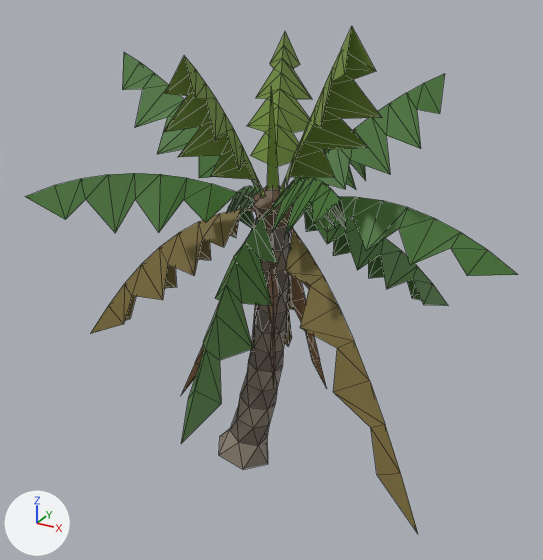
The FBX model FBX/SM_Palm_Coco_E.fbx, before and after one commit.
Camera for both pictures: a 50 mm lens placed at (4.94, -8.09, 6.97), pointed at (0.65, -0.3, 3.07). Lighting does not change. The marker at lower left points along +X, +Y and +Z. The first picture is the older version. Mesh edges are drawn as thin lines. Objects named as collision shapes, trigger or cutter boxes, shadow casters or lower levels of detail are left out. Where no turn or scale is listed for an object, it has been applied to the vertices.

In view in the first picture: 'SM_Palm_Coco_E_LOD0'.
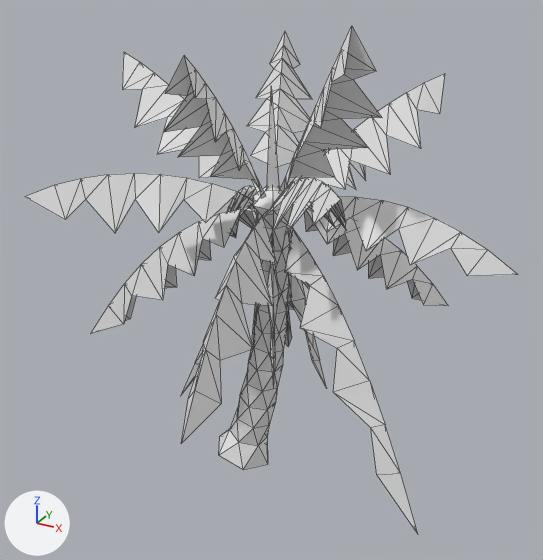
Diff of the bpy script that builds the scene:
```diff
--- a/FBX/SM_Palm_Coco_E.fbx.py
+++ b/FBX/SM_Palm_Coco_E.fbx.py
@@ mat_mi_palm_frond @@
 mat_mi_palm_frond = principled_material('MI_Palm_Frond')
-mat_mi_palm_frond.base_color = (0.06, 0.18, 0.03)  # dark green #457630
+mat_mi_palm_frond.base_color = (0.8, 0.8, 0.8)  # white #e7e7e7
 mat_mi_palm_frond.roughness = 0.553
@@ mat_mi_palm_husk @@
 mat_mi_palm_husk = principled_material('MI_Palm_Husk')
-mat_mi_palm_husk.base_color = (0.13, 0.08, 0.04)  # brown #655038
+mat_mi_palm_husk.base_color = (0.8, 0.8, 0.8)  # white #e7e7e7
 mat_mi_palm_husk.roughness = 0.553
@@ mat_mi_palm_old @@
 mat_mi_palm_old = principled_material('MI_Palm_Old')
-mat_mi_palm_old.base_color = (0.22, 0.17, 0.05)  # yellow #81733f
+mat_mi_palm_old.base_color = (0.8, 0.8, 0.8)  # white #e7e7e7
 mat_mi_palm_old.roughness = 0.553
@@ mat_mi_palm_trunka @@
 mat_mi_palm_trunka = principled_material('MI_Palm_TrunkA')
-mat_mi_palm_trunka.base_color = (0.24, 0.2, 0.15)  # brown #867c6c
+mat_mi_palm_trunka.base_color = (0.8, 0.8, 0.8)  # white #e7e7e7
 mat_mi_palm_trunka.roughness = 0.553
@@ mat_mi_palm_dead @@
 mat_mi_palm_dead = principled_material('MI_Palm_Dead')
-mat_mi_palm_dead.base_color = (0.17, 0.09, 0.035)  # brown #735535
+mat_mi_palm_dead.base_color = (0.8, 0.8, 0.8)  # white #e7e7e7
 mat_mi_palm_dead.roughness = 0.553
@@ mat_mi_palm_young @@
 mat_mi_palm_young = principled_material('MI_Palm_Young')
-mat_mi_palm_young.base_color = (0.17, 0.28, 0.04)  # green #739038
+mat_mi_palm_young.base_color = (0.8, 0.8, 0.8)  # white #e7e7e7
 mat_mi_palm_young.roughness = 0.553
@@ mat_mi_palm_trunkb @@
 mat_mi_palm_trunkb = principled_material('MI_Palm_TrunkB')
-mat_mi_palm_trunkb.base_color = (0.16, 0.13, 0.1)  # brown #6f6559
+mat_mi_palm_trunkb.base_color = (0.8, 0.8, 0.8)  # white #e7e7e7
 mat_mi_palm_trunkb.roughness = 0.553
```

Where the change shows, as pixel boxes (x1, y1, x2, y2) in the pictures (543 x 560 px):
'SM_Palm_Coco_E_LOD0', recoloured (green to white)
    both: (25, 27, 518, 533)
